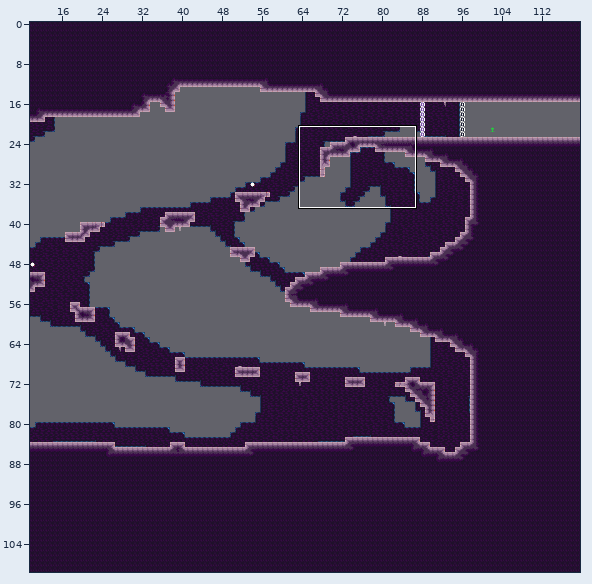
Two states of a Tiled map (JSON), assets/world/room/intro7.json. The first picture is a wide view before the edit; the outline marks the close-up.
Close-up. Before the edit:
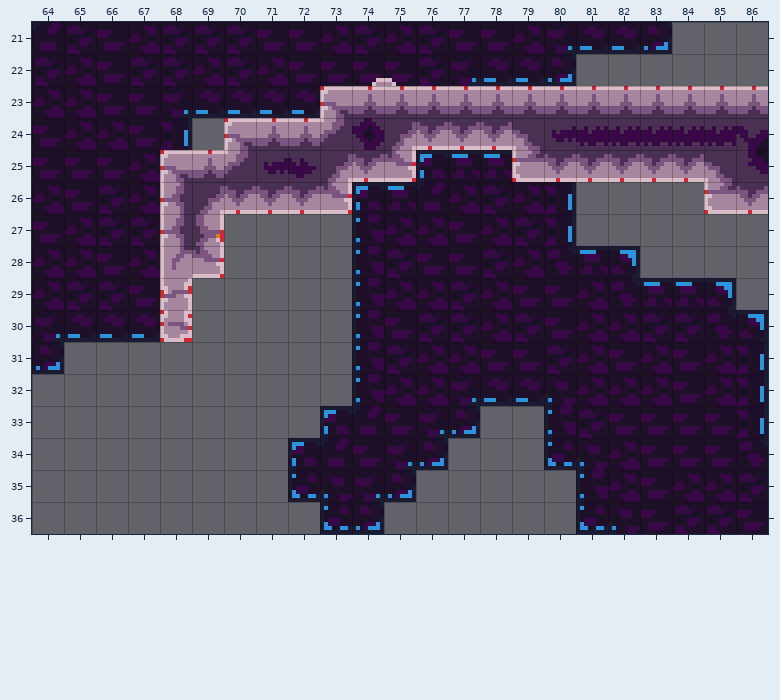
Cells are 8x8 px. Shown: x 64..86, y 21..36.
The result:
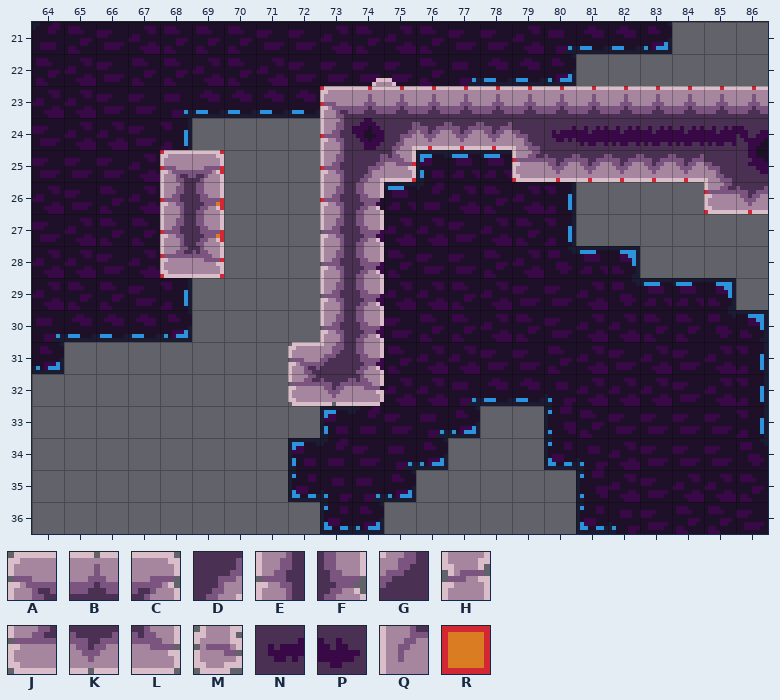
Key: from "stone": A 0, B 1, C 2, D 3, E 13, F 15, G 17, H 18, J 26, K 27, L 28, M 44, N 45, P 48, Q 54; from "tools": R 1 "ground".
_ is an empty cell, # one hidden under a higher layer.
Change:
Layer "draft":
y 24: x 70..72 RRR -> ___
y 25: x 70..72 ### -> ___
y 26: x 70..72 RRR -> ___
y 29..30: x 68 R -> _
Layer "map":
y 24: x 70..73 ABBG -> ___E
y 25: x 69..74 BGNPDK -> C___ED
y 26: x 69..74 DKKKL_ -> F___EF
y 27: x 73..74 __ -> EF
y 28: x 68 Q -> J; x 73..74 __ -> EF
y 29: x 68 H -> _; x 73..74 __ -> EF
y 30: x 68 M -> _; x 73..74 __ -> EF
y 31: x 72..74 ___ -> AGF
y 32: x 72..74 ___ -> JKL
